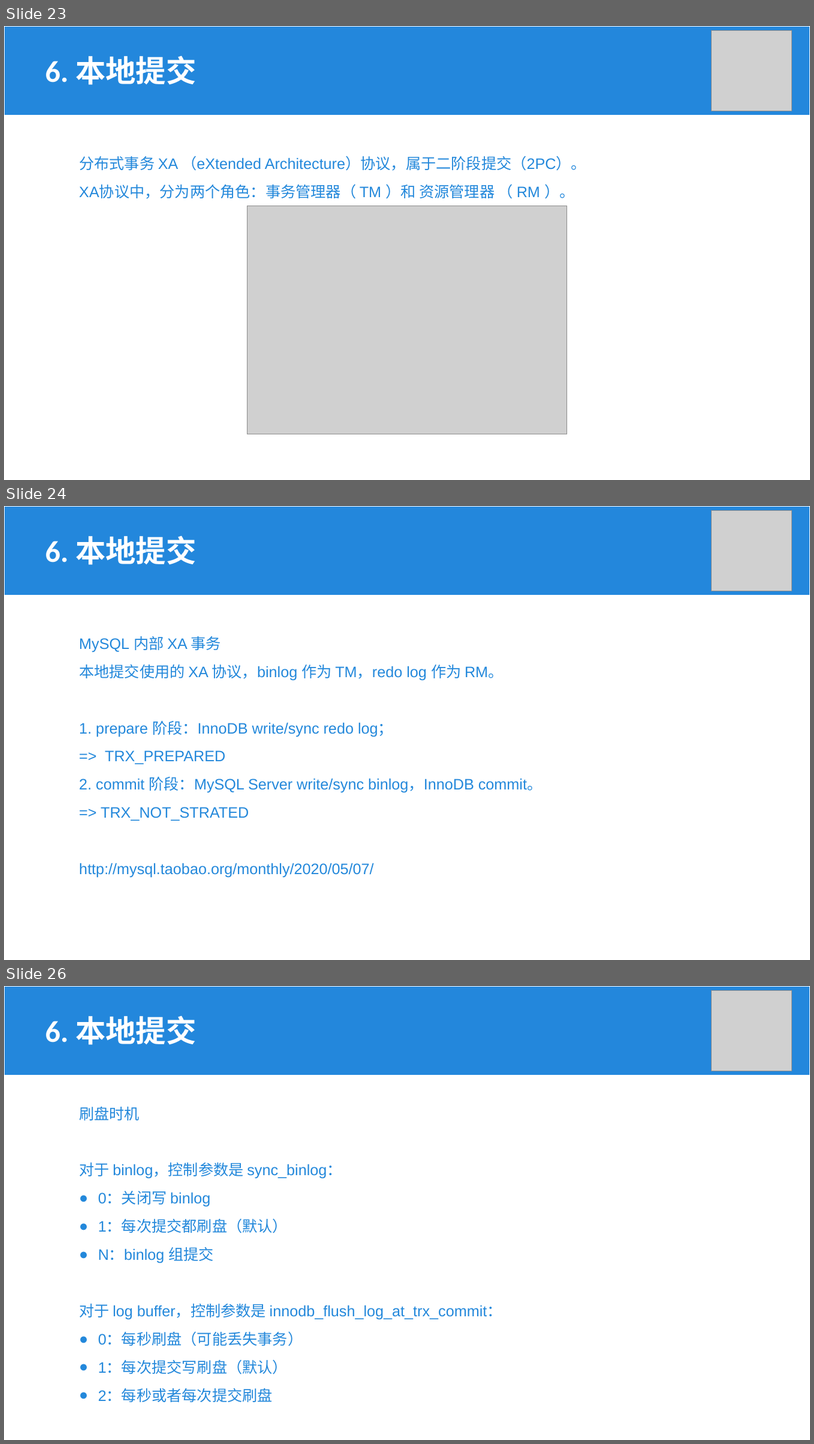
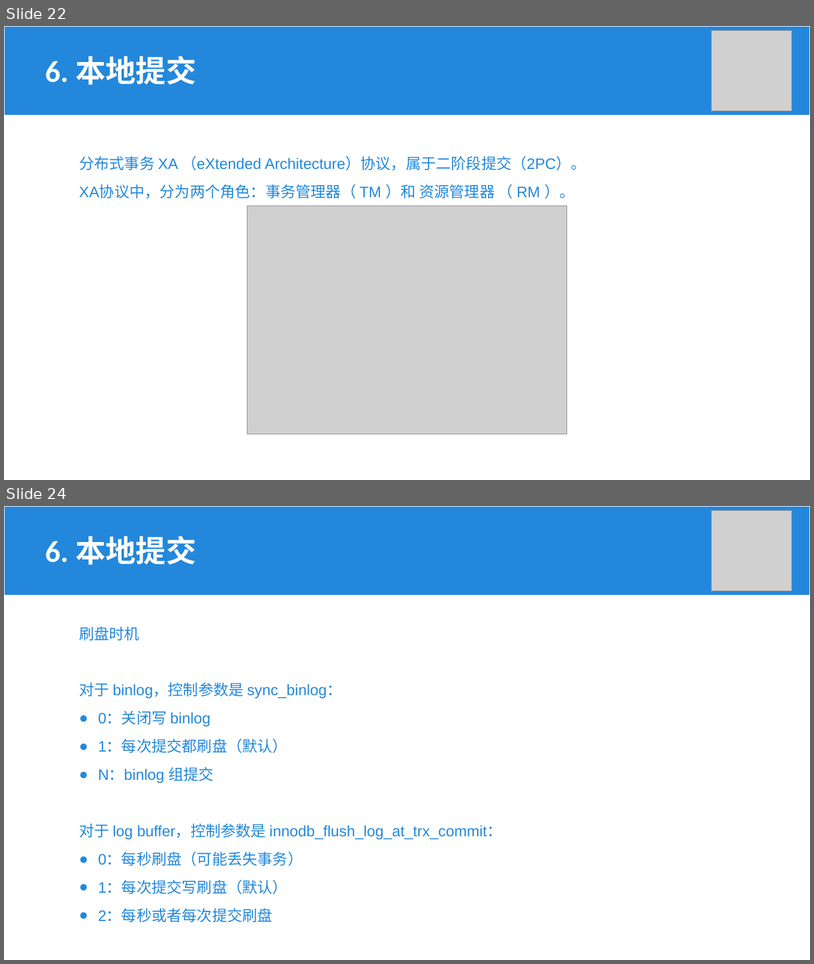
Before and after one commit to Khighness/bplustree, a slide deck: docs/cantai.pptx. Shown one above the other, each under a label of ours: slides 23, 24 and 26 before the commit, slides 22 and 24 after it; the slides between them are not shown. The pictures are 814x1444 and 814x964 pixels, drawn with LibreOffice and Linux fonts; fonts in the diff are those of the drawing; grey boxes stand for pictures. Boxes give left, top, right and bottom in pixels: in the first picture for what was removed or moved away, otherwise in the second. Text is boxed around its words. In the diff, an @@ line names an element or a change of style, - is before the commit and + after.

```diff
--- a/docs/cantai.pptx
+++ b/docs/cantai.pptx
@@ slide 24 removed at (x1=4, y1=506, x2=810, y2=960), background #FFFFFF @@
@@ rectangle removed at (x1=4, y1=506, x2=810, y2=595) @@
@@ picture removed at (x1=712, y1=510, x2=792, y2=591) @@
@@ text removed at (x1=45, y1=535, x2=197, y2=565) @@
-6. 本地提交
@@ text removed at (x1=79, y1=636, x2=542, y2=877) @@
-MySQL 内部 XA 事务
-本地提交使用的 XA 协议，binlog 作为 TM，redo log 作为 RM。
-1. prepare 阶段：InnoDB write/sync redo log；
-=> TRX_PREPARED
-2. commit 阶段：MySQL Server write/sync binlog，InnoDB commit。
-=> TRX_NOT_STRATED
-http://mysql.taobao.org/monthly/2020/05/07/
@@ what was slide 23 is now slide 22 @@
@@ what was slide 26 is now slide 24 @@
```
Also in this commit, not shown: 4 slides changed, 1 other slide removed.
